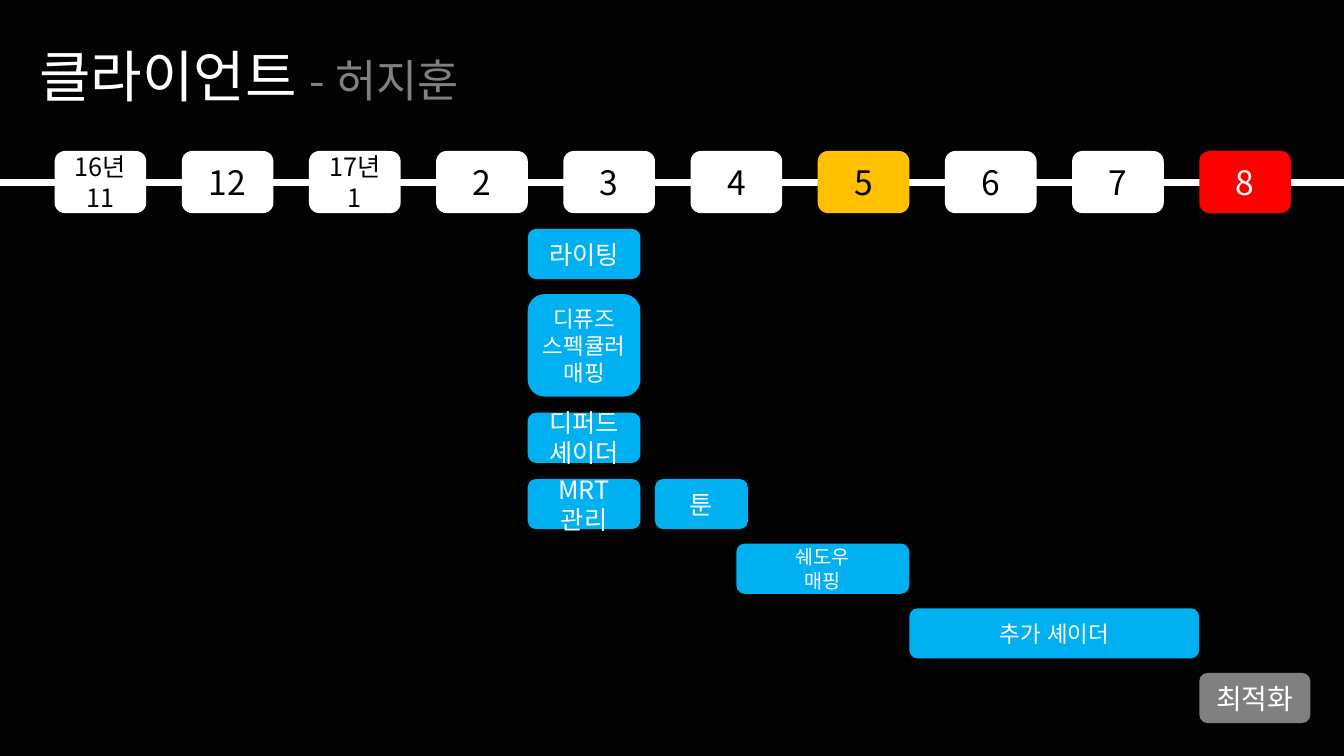
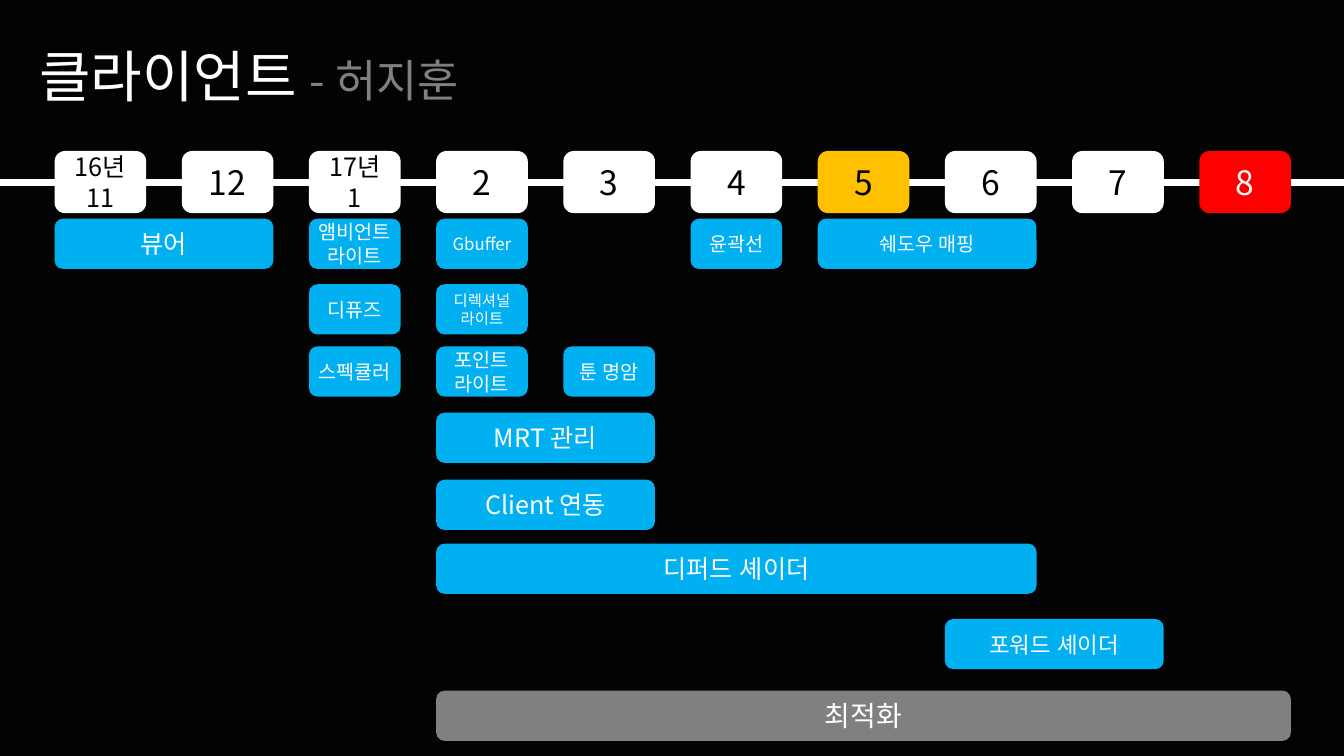
Before and after one commit to korleinster/gamebusdriver, a slide deck: slide 4 of documents/일정표(20170217).pptx. Drawn at 1344x756 pixels with LibreOffice and Linux fonts; fonts in the diff are those of the drawing; background and template pictures are left out. Boxes give left, top, right and bottom in pixels: in the first picture for what was removed or moved away, otherwise in the second. Text is boxed around its words. In the diff, an @@ line names an element or a change of style, - is before the commit and + after.

Commit message:
[허지훈]일정표
수정

```diff
--- a/documents/일정표(20170217).pptx
+++ b/documents/일정표(20170217).pptx
@@ rounded rectangle added at [54,219,273,269], fill #00B0F0, 18 pt, text #FFFFFF @@
+뷰어
@@ rounded rectangle added at [310,219,401,269], fill #00B0F0, 14 pt, text #FFFFFF @@
+앰비언트 라이트
@@ rounded rectangle added at [437,219,528,269], fill #00B0F0, 12 pt, text #FFFFFF @@
+Gbuffer
@@ rounded rectangle added at [691,219,782,269], fill #00B0F0, 14 pt, text #FFFFFF @@
+윤곽선
@@ rounded rectangle "쉐도우 매핑": place and size @@
-rounded rectangle "쉐도우 매핑" at [737,543,910,594]
+rounded rectangle "쉐도우 매핑" at [818,219,1036,269]
@@ text in rounded rectangle at [879,234,975,253]: text changed @@
-쉐도우
-매핑
+쉐도우 매핑
@@ rounded rectangle added at [310,284,401,335], fill #00B0F0, 14 pt, text #FFFFFF @@
+디퓨즈
@@ rounded rectangle "디렉셔널 라이트": place and size @@
-rounded rectangle "디렉셔널 라이트" at [528,229,641,279]
+rounded rectangle "디렉셔널 라이트" at [437,284,528,335]
@@ text in rounded rectangle at [454,293,511,326]: text changed; size 18 to 11 pt @@
-라이팅
+디렉셔널 라이트
@@ text in rounded rectangle at [553,308,615,329]: paragraph removed @@
-디퓨즈
@@ rounded rectangle "스펙큘러": place and size @@
-rounded rectangle "스펙큘러" at [528,294,641,397]
+rounded rectangle "스펙큘러" at [310,347,401,397]
@@ rounded rectangle "스펙큘러" at [310,347,401,397]: size 16 to 14 pt @@
@@ rounded rectangle added at [437,347,528,397], fill #00B0F0, 14 pt, text #FFFFFF @@
+포인트라이트
@@ rounded rectangle "툰 명암": place and size @@
-rounded rectangle "툰 명암" at [655,479,748,529]
+rounded rectangle "툰 명암" at [564,347,655,397]
@@ text in rounded rectangle at [564,362,605,383]: paragraph removed @@
-매핑
@@ text in rounded rectangle at [579,362,639,381]: text changed; size 18 to 14 pt @@
-툰
+툰 명암
@@ rounded rectangle "MRT 관리": place and size @@
-rounded rectangle "MRT 관리" at [528,479,641,529]
+rounded rectangle "MRT 관리" at [437,412,655,463]
@@ text in rounded rectangle at [494,426,597,449]: text changed @@
-MRT
-관리
+MRT 관리
@@ rounded rectangle added at [437,480,655,530], fill #00B0F0, 18 pt, text #FFFFFF @@
+Client 연동
@@ rounded rectangle "디퍼드 셰이더": place and size @@
-rounded rectangle "디퍼드 셰이더" at [528,412,641,463]
+rounded rectangle "디퍼드 셰이더" at [437,543,1037,594]
@@ text in rounded rectangle at [663,557,810,580]: text changed @@
-디퍼드
-셰이더
+디퍼드 셰이더
@@ rounded rectangle "포워드 셰이더": place and size @@
-rounded rectangle "포워드 셰이더" at [909,608,1200,658]
+rounded rectangle "포워드 셰이더" at [945,619,1164,669]
@@ text in rounded rectangle at [989,634,1119,655]: text changed @@
-추가 셰이더
+포워드 셰이더
@@ rounded rectangle "최적화": place and size @@
-rounded rectangle "최적화" at [1200,674,1311,724]
+rounded rectangle "최적화" at [437,691,1292,741]
```
